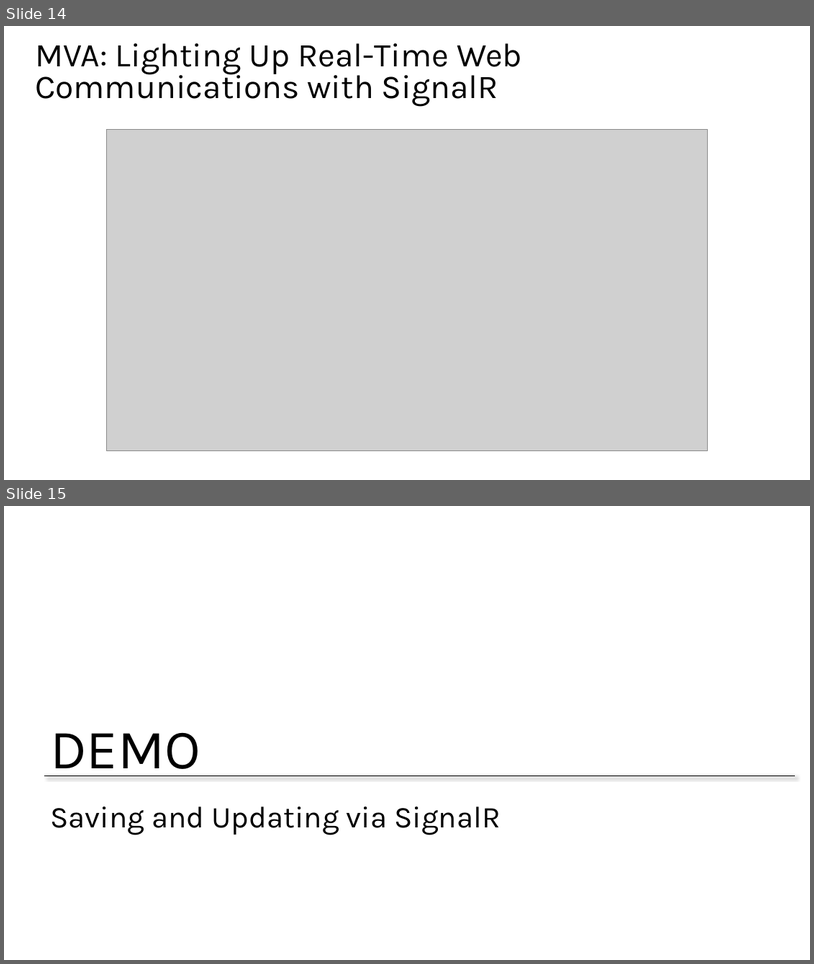
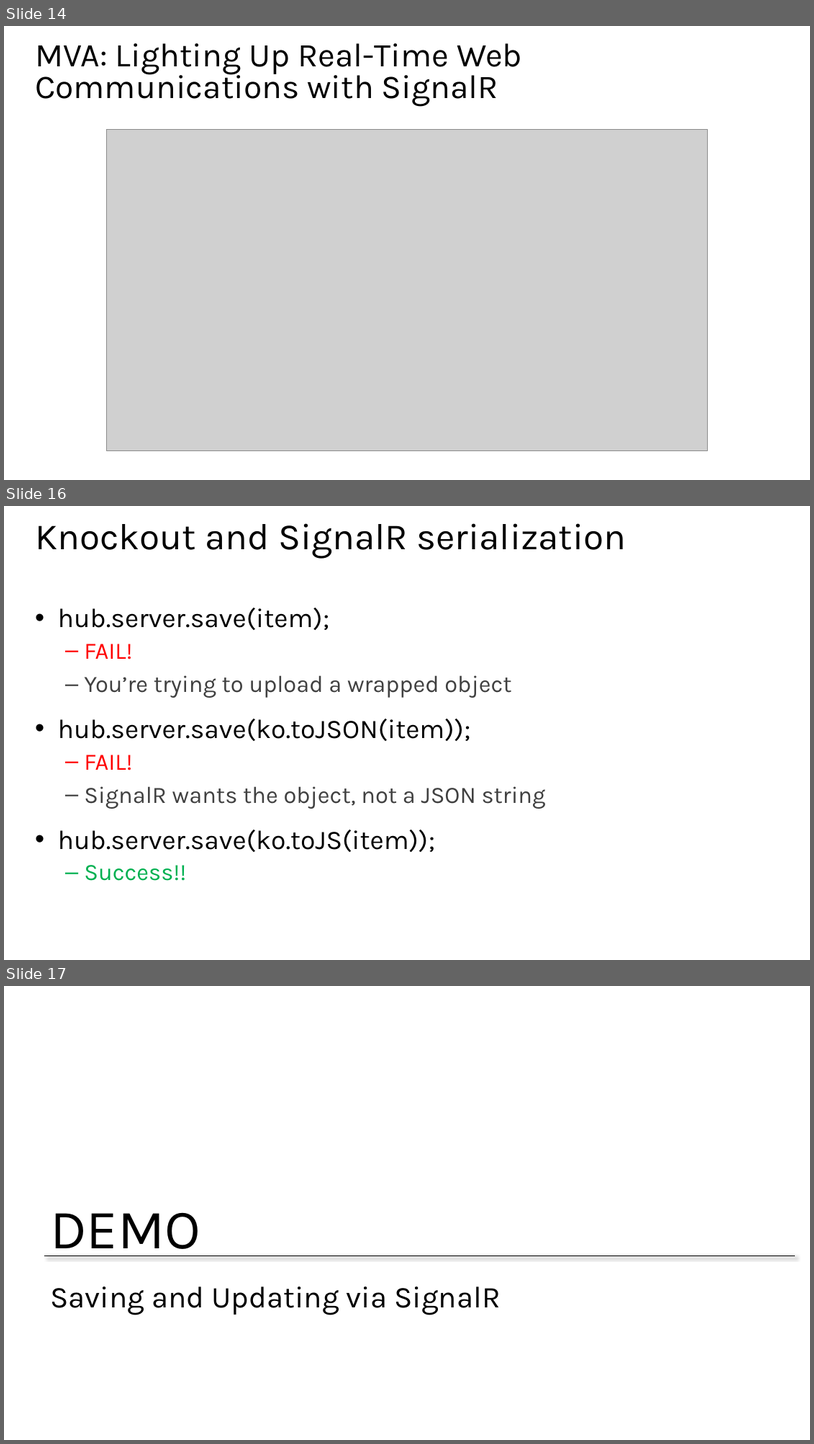
Before and after one commit to jongalloway/Knockout-MVA, a slide deck: Slides/4 - Making Server Calls and Persisting Data.pptx. Shown one above the other, each under a label of ours: slides 14 and 15 before the commit, slides 14, 16 and 17 after it; the slides between them are not shown. The pictures are 814x964 and 814x1444 pixels, drawn with LibreOffice and Linux fonts; fonts in the diff are those of the drawing; grey boxes stand for pictures; background and template pictures are left out. Boxes give left, top, right and bottom in pixels: in the first picture for what was removed or moved away, otherwise in the second. Text is boxed around its words. In the diff, an @@ line names an element or a change of style, - is before the commit and + after.

```diff
--- a/Slides/4 - Making Server Calls and Persisting Data.pptx
+++ b/Slides/4 - Making Server Calls and Persisting Data.pptx
@@ slide 16 added at [4, 506, 810, 960], background #FFFFFF @@
@@ title added at [35, 523, 626, 558], 44 pt, text #000000 @@
+Knockout and SignalR serialization
@@ text added at [58, 608, 546, 880], 28 pt, text #000000 @@
+• hub.server.save(item);
+  – FAIL!
+  – You’re trying to upload a wrapped object
+• hub.server.save(ko.toJSON(item));
+  – FAIL!
+  – SignalR wants the object, not a JSON string
+• hub.server.save(ko.toJS(item));
+  – Success!!
@@ what was slide 15 is now slide 17 @@
```
Also in this commit, not shown: 2 other slides added, 1 slide removed, 3 other files.
